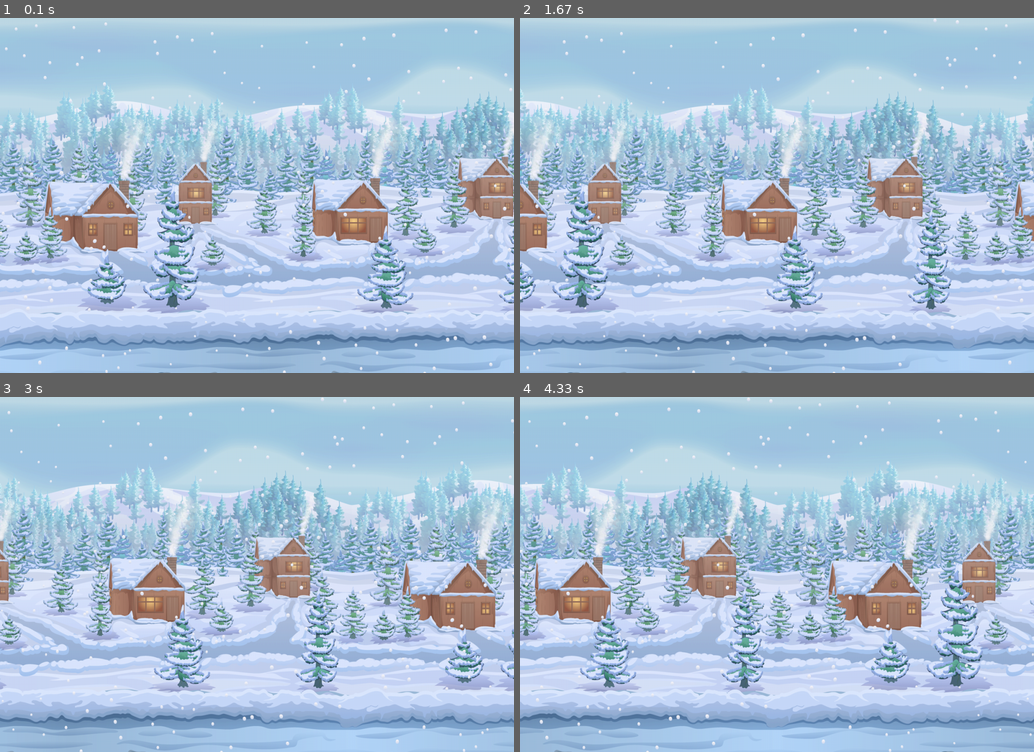
Above: before the commit, frames 1-4 (two rows, left to right).
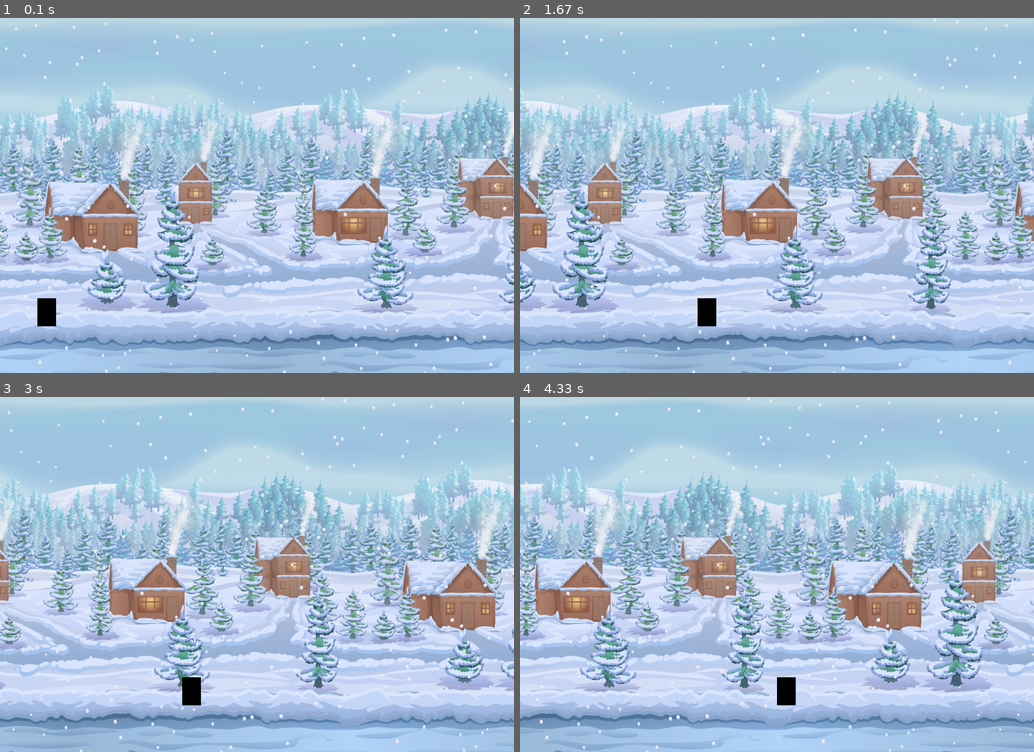
Above: after the commit, the same moments.

Repository: Eduardoarcunha/LateSanta-Pygame
Game: pygame game, started from Jogo.py
Two runs of this game, one before a commit and one after it. Both use one fixed random seed, a clock stepped at 60 frames per second and the inputs below.
Inputs:
- Up to frame 1 (0.1 s): no input
- Up to frame 2 (1.67 s): hold Right 0.33-0.8 s; hold Right 0.83-1.3 s; hold Left from 1.33 s (still down)
- Up to frame 3 (3 s): release Left at 1.87 s; hold Left 1.9-2.3 s; hold Right 2.33-2.97 s
- Up to frame 4 (4.33 s): hold Left 3-3.47 s; hold Right 3.5-3.97 s; hold Right from 4 s (still down)

The runs differ from the first frame. In frame 1, 0.3% of the frame differs, in the area x 7-11%, y 78-87%; in frame 2, 0.3%; in frame 3, 0.3%; in frame 4, 0.3%.

Commit message:
coloquei o background atrás do retângulo do personagem

Diff:
--- a/Jogo.py
+++ b/Jogo.py
@@ -38,6 +38,10 @@
 
         pygame.time.delay(20)
         delta_time = clock.tick(FPS) # garante um FPS máximo
+        background.uptade(delta_time)
+        background.render(janela)
+        pygame.display.flip()
+
         pygame.draw.rect(janela, (0,0,0), (x, y, largura, altura)) # retangulo que pula
         pygame.display.update()
         eventos = pygame.event.get()
@@ -68,9 +72,6 @@
                 pulando = False
                 salto = 10
 
-        background.uptade(delta_time)
-        background.render(janela)
-        pygame.display.flip()
 
 if __name__ == '__main__':
     main()
